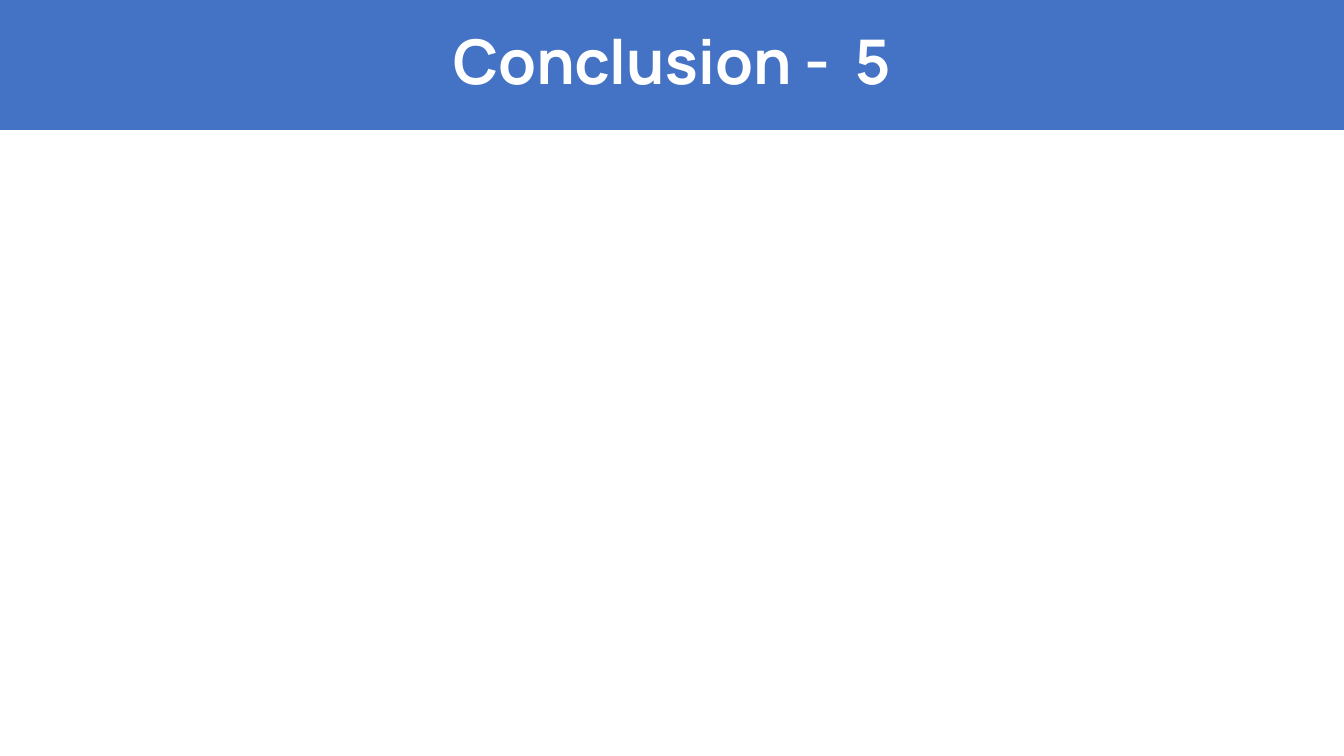
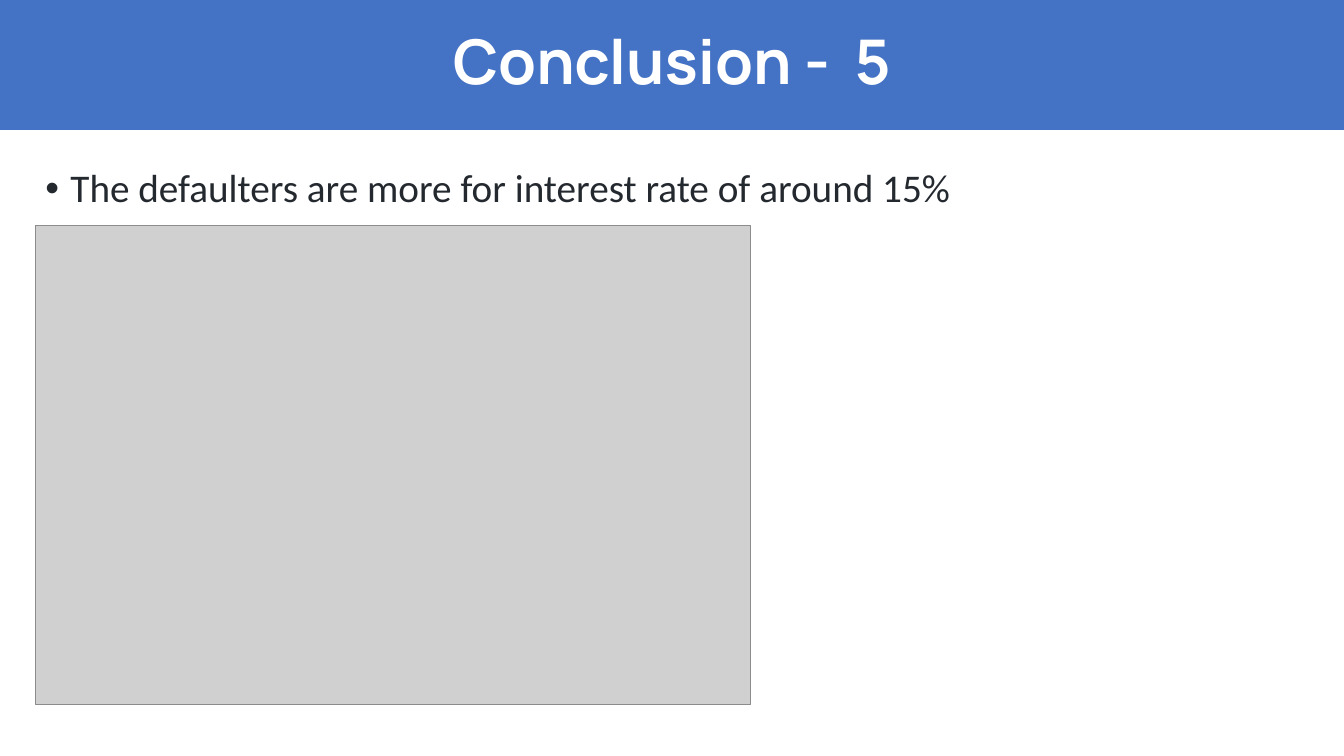
Before and after one commit to akintaliarkin/LendingClubCaseStudy, a slide deck: slide 11 of Aditya_Kintali.pptx. Drawn at 1344x756 pixels with LibreOffice and Linux fonts; fonts in the diff are those of the drawing; grey boxes stand for pictures. Boxes give left, top, right and bottom in pixels: in the first picture for what was removed or moved away, otherwise in the second. Text is boxed around its words. In the diff, an @@ line names an element or a change of style, - is before the commit and + after.

Commit message:
ppt with conclusion

```diff
--- a/Aditya_Kintali.pptx
+++ b/Aditya_Kintali.pptx
@@ text added at (x1=70, y1=174, x2=950, y2=203), 28 pt, text #24292F @@
+• The defaulters are more for interest rate of around 15%
@@ picture added at (x1=35, y1=226, x2=751, y2=704) @@
```
Also in this commit, not shown: 4 other slides changed, 1 other file.
